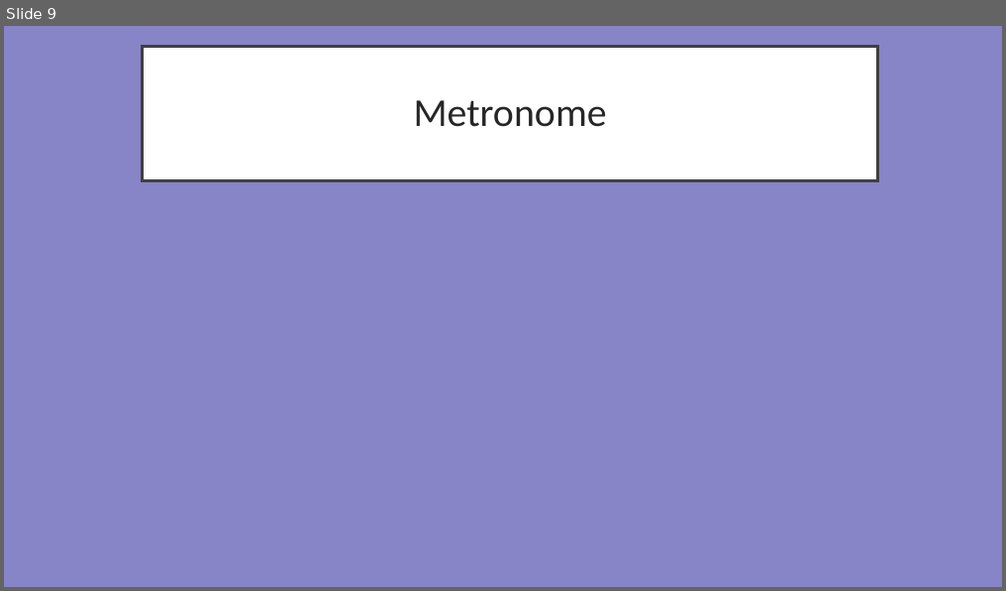
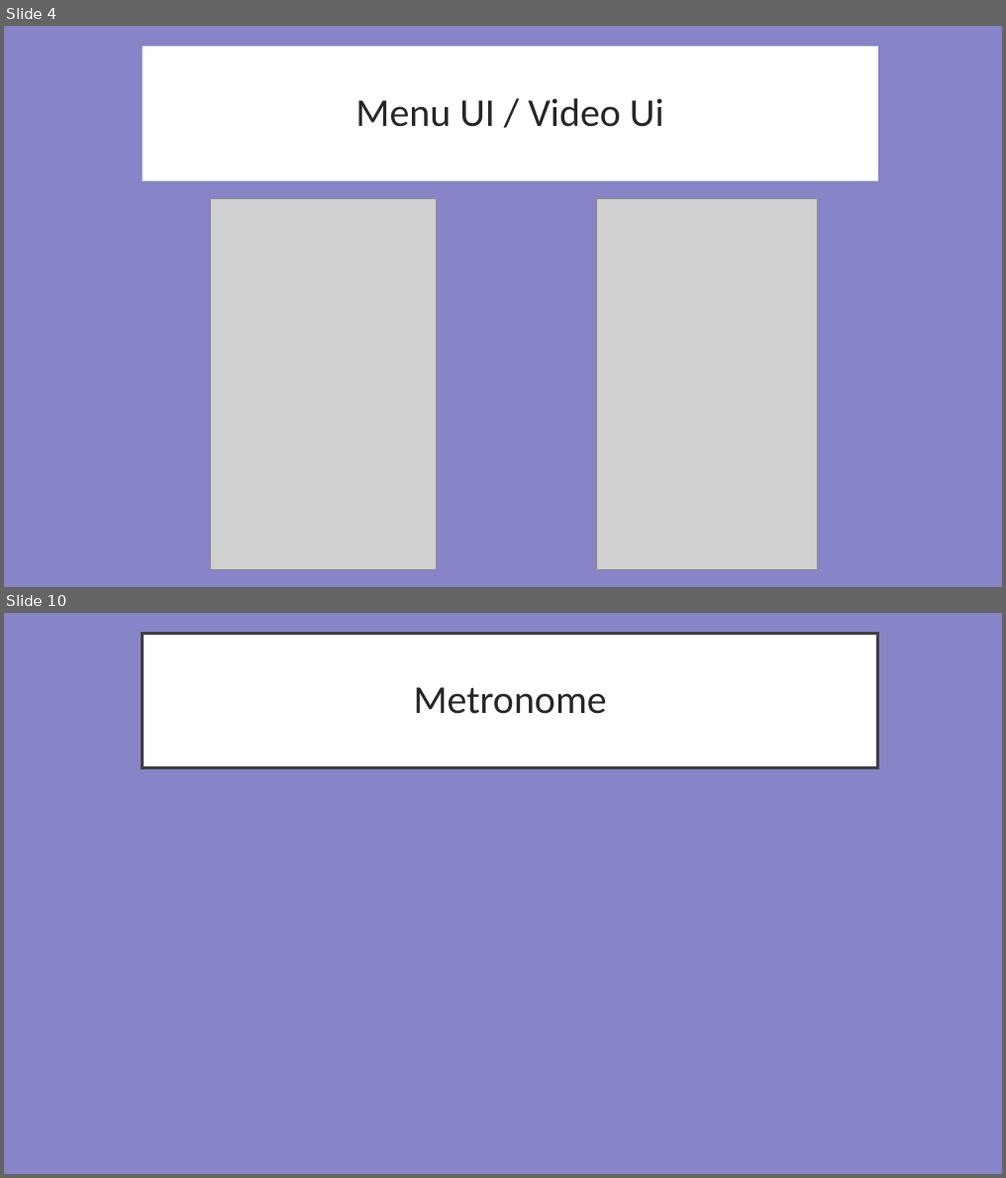
Before and after one commit to Thatawesomeguy4/FiddlePracticeAppCPSC4910, a slide deck: Fid'Lin Final Presentation1.1.ppt. Shown one above the other, each under a label of ours: slide 9 before the commit, slides 4 and 10 after it; the slides between them are not shown. The pictures are 1006x591 and 1006x1178 pixels, drawn with LibreOffice and Linux fonts; fonts in the diff are those of the drawing; grey boxes stand for pictures. Boxes give left, top, right and bottom in pixels: in the first picture for what was removed or moved away, otherwise in the second. Text is boxed around its words. In the diff, an @@ line names an element or a change of style, - is before the commit and + after.

```diff
--- a/Fid'Lin Final Presentation1.1.ppt
+++ b/Fid'Lin Final Presentation1.1.ppt
@@ slide 4 added at (4,26,1002,587), background #8784C7 @@
@@ title added at (143,46,878,180), fill #FFFFFF, 38 pt, text #262626 @@
+Menu UI / Video Ui
@@ picture added at (211,198,436,570) @@
@@ picture added at (596,198,817,570) @@
@@ what was slide 9 is now slide 10 @@
```
Also in this commit, not shown: 10 slides changed, 1 other slide added, 1 slide removed.
